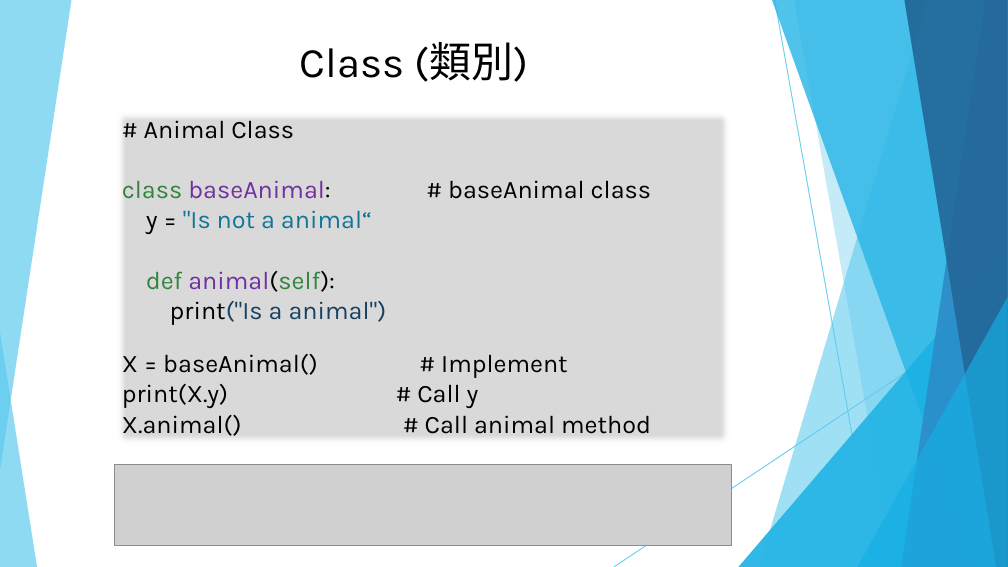
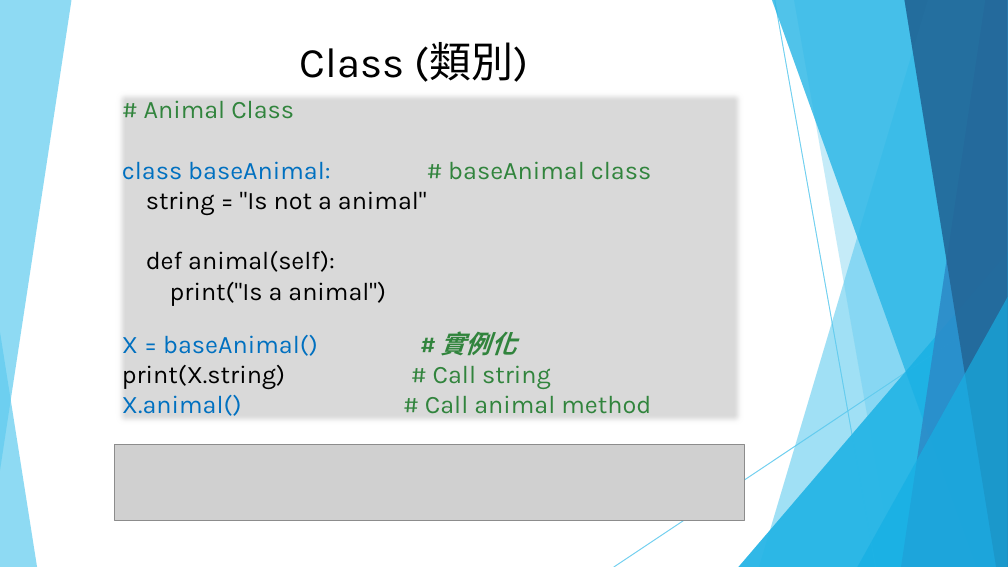
Before and after one commit to DavidChu0424/PythonIntroduction, a slide deck: slide 78 of Python Introduction.pptx (slide 66 before the commit). Drawn at 1008x567 pixels with LibreOffice and Linux fonts; fonts in the diff are those of the drawing; grey boxes stand for pictures. Boxes give left, top, right and bottom in pixels: in the first picture for what was removed or moved away, otherwise in the second. Text is boxed around its words. In the diff, an @@ line names an element or a change of style, - is before the commit and + after.

```diff
--- a/Python Introduction.pptx
+++ b/Python Introduction.pptx
@@ rectangle "# Animal Class" resized from (x1=122, y1=120, x2=651, y2=434) to (x1=114, y1=90, x2=745, y2=426) @@
@@ text in rectangle at (x1=122, y1=101, x2=651, y2=414): text colour #000000 to #31843D in "# Animal Class", "# baseAnimal class", "# Call animal method"; text colour #31843D to #0070C0 in "class"; text colour #7030A0 to #0070C0 in "baseAnimal:"; text colour #000000 to #0070C0 in "baseAnimal:", "X.animal()"; text colour #31843D to #000000 in "def animal(self):"; text colour #7030A0 to #000000 in "animal(self):"; text colour #174162 to #000000 in "print("Is a animal")" @@
@@ text in rectangle at (x1=146, y1=191, x2=427, y2=215): text changed; text colour #0F7698 to #000000 @@
-y = "Is not a animal“
+string = "Is not a animal"
@@ text in rectangle at (x1=122, y1=331, x2=551, y2=389): text changed; text colour #000000 to #31843D @@
-X = baseAnimal() # Implement
-print(X.y) # Call y
+X = baseAnimal() # 實例化
+print(X.string) # Call string
@@ picture resized from (x1=114, y1=465, x2=731, y2=546) to (x1=114, y1=445, x2=745, y2=520) @@
```
Also in this commit, not shown: 38 other slides changed, 12 slides added.
